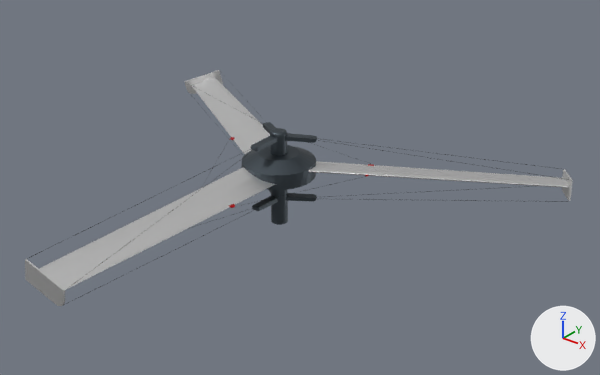
Renders of the Blender file assets/Placeholders/models/26.blend from each side of a commit.
One viewpoint serves both versions: a 50 mm camera at (54.0, -63.8, 38.1) aimed at (4.7, -2.1, -0.1). The axes (+X, +Y, +Z) are drawn at lower right. The lights are the same throughout.
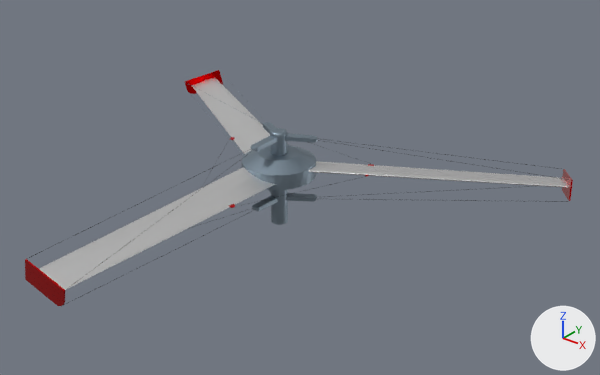
The change, as a diff of the scene's bpy script:
```diff
--- a/assets/Placeholders/models/26.blend.py
+++ b/assets/Placeholders/models/26.blend.py
@@ mat_material @@
 mat_material = principled_material('Material')
-mat_material.base_color = (0.0756, 0.0943, 0.111)  # dark blue #4e575e
+mat_material.base_color = (0.249, 0.315, 0.374)  # blue #8998a5
 mat_material.metallic = 0.881
@@ me_plane_001 @@
 me_plane_001.from_pydata(...)  # 24 vertices, 14 faces; spans x -2.6..2.6, y -0.14..0.0, z -0.87..1.35
-me_plane_001.materials.append(mat_material_001)  # light grey #e4e4e4
+me_plane_001.materials.append(mat_material_004)  # red #e70002
@@ me_plane_005 @@
 me_plane_005.from_pydata(...)  # 24 vertices, 14 faces; spans x -2.6..2.6, y -0.14..0.0, z -0.87..1.35
-me_plane_005.materials.append(mat_material_001)  # light grey #e4e4e4
+me_plane_005.materials.append(mat_material_004)  # red #e70002
```

Pixel boxes [x1, y1, x2, y2] of what changed, in the pictures (600 x 375 px):
'Cylinder.001', recoloured (grey to blue): [242, 128, 316, 225] in both
'Plane.001', recoloured (grey to red): [25, 259, 65, 306] in both
'Cube', recoloured (grey to blue): [285, 133, 569, 180] in both
'Cube.002', recoloured (grey to blue): [27, 136, 277, 289] in both
'Cube.014', recoloured: [286, 193, 569, 202] in both
'Plane.005', recoloured (grey to red): [184, 70, 223, 94] in both
'Cube.012', recoloured (grey to blue): [64, 196, 278, 305] in both
'Cube.001', recoloured: [191, 71, 276, 134] in both
